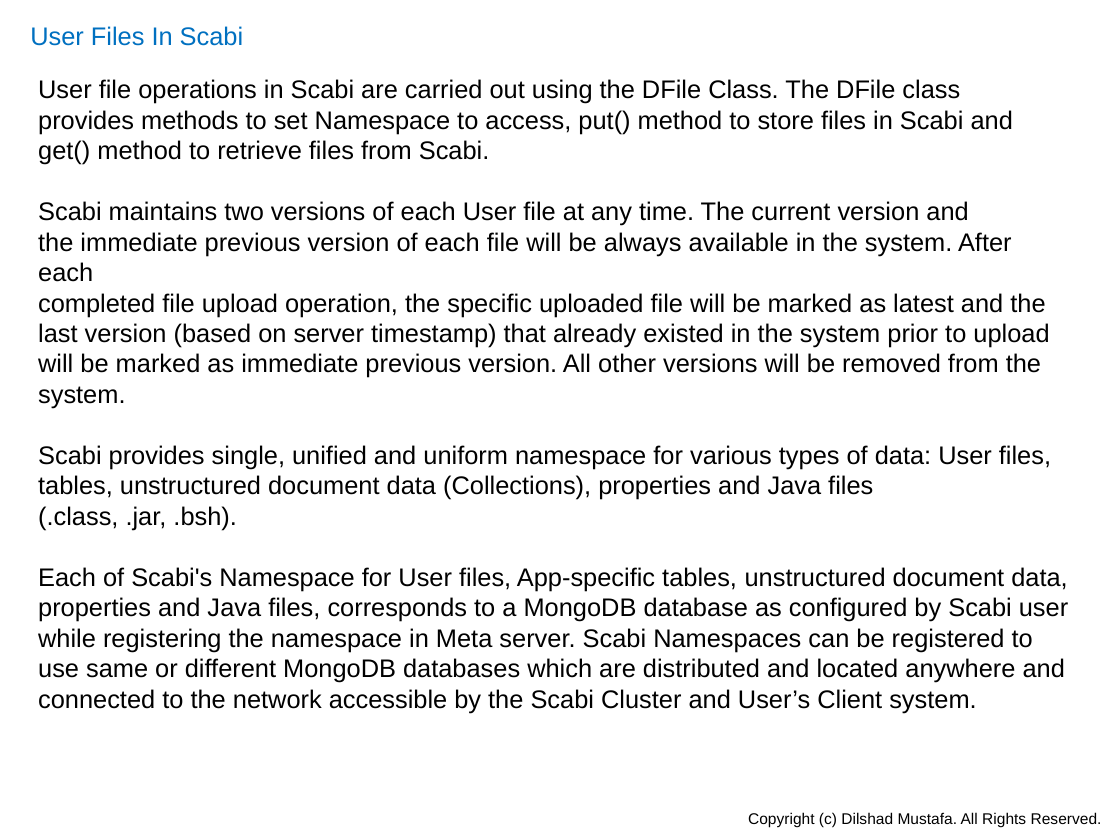
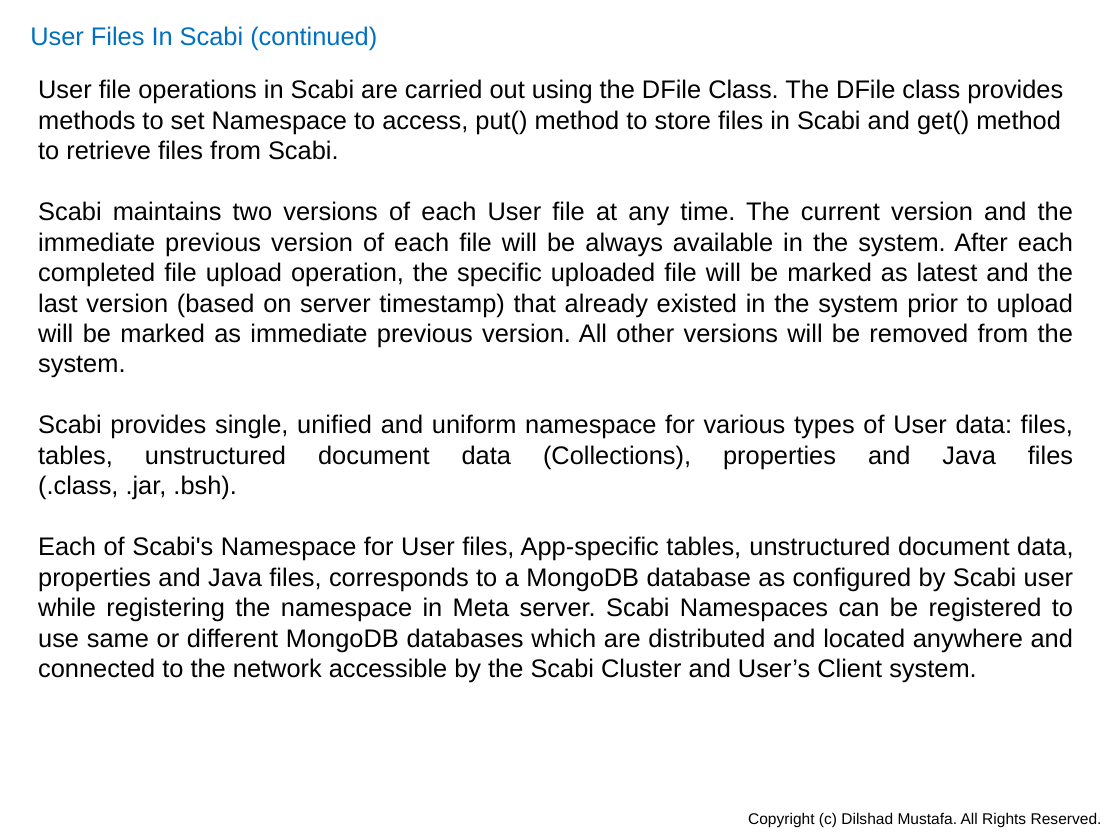
Before and after one commit to dilshadmustafa/scabi, a slide deck: slide 31 of Documentation/Scabi.pptx. Drawn at 1120x840 pixels with LibreOffice and Linux fonts; fonts in the diff are those of the drawing. Boxes give left, top, right and bottom in pixels: in the first picture for what was removed or moved away, otherwise in the second. Text is boxed around its words. In the diff, an @@ line names an element or a change of style, - is before the commit and + after.

```diff
--- a/Documentation/Scabi.pptx
+++ b/Documentation/Scabi.pptx
@@ text at [30, 26, 377, 51]: text changed @@
-User Files In Scabi
+User Files In Scabi (continued)
@@ text at [38, 79, 1073, 500]: text changed @@
-User file operations in Scabi are carried out using the DFile Class. The DFile class
-provides methods to set Namespace to access, put() method to store files in Scabi and
-get() method to retrieve files from Scabi.
-Scabi maintains two versions of each User file at any time. The current version and
-the immediate previous version of each file will be always available in the system. After each
-completed file upload operation, the specific uploaded file will be marked as latest and the
-last version (based on server timestamp) that already existed in the system prior to upload
-will be marked as immediate previous version. All other versions will be removed from the
-system.
-Scabi provides single, unified and uniform namespace for various types of data: User files, tables, unstructured document data (Collections), properties and Java files (.class, .jar, .bsh).
+User file operations in Scabi are carried out using the DFile Class. The DFile class provides
+methods to set Namespace to access, put() method to store files in Scabi and get() method
+to retrieve files from Scabi.
+Scabi maintains two versions of each User file at any time. The current version and the immediate previous version of each file will be always available in the system. After each completed file upload operation, the specific uploaded file will be marked as latest and the last version (based on server timestamp) that already existed in the system prior to upload will be marked as immediate previous version. All other versions will be removed from the system.
+Scabi provides single, unified and uniform namespace for various types of User data: files, tables, unstructured document data (Collections), properties and Java files (.class, .jar, .bsh).
@@ text at [38, 536, 1073, 683]: alignment left to justified @@
```
Also in this commit, not shown: 36 other slides changed, 7 slides added.
